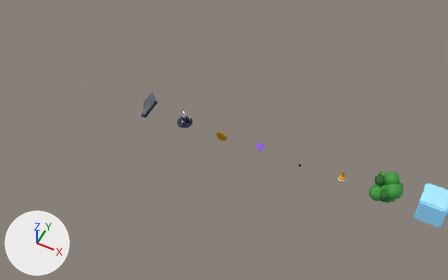
A saved change to the Blender file blender/assets.blend.
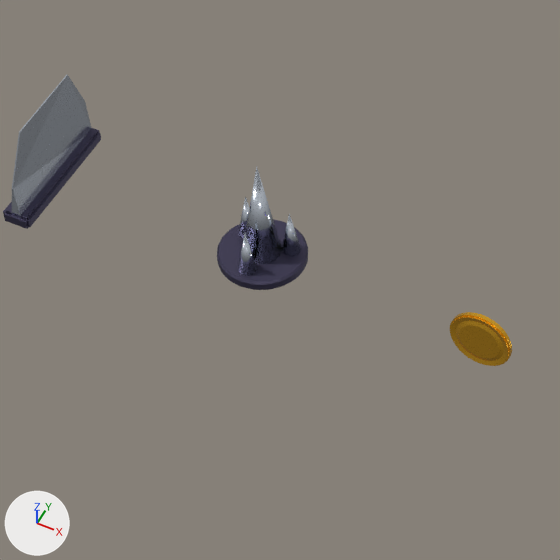
Old and new are each drawn from a 50 mm camera at (53.61, -14.21, 17.62) aimed at (46.48, 0.04, -0.21) and again close up on the part from 31% to 52% of the width and 28% to 62% of the height. Arrows for +X, +Y and +Z are at lower left; the lights stay in place. The first two pictures are the older version.

The older version as bpy lines, for what is in view:
```python
me_blade_edge = bpy.data.meshes.new('blade_edge')
me_blade_edge.from_pydata(...)  # 12 vertices, 8 faces; spans x -0.035..0.035, y -0.46..0.46, z 0.08..0.72
me_blade_edge.materials.append(mat_steel)  # white #d7dfea
me_spike_base = bpy.data.meshes.new('spike_base')
me_spike_base.from_pydata(...)  # 120 vertices, 122 faces; spans x -0.298..0.298, y -0.298..0.298, z 0.0..0.08
me_spike_base.materials.append(mat_steeldark)  # dark blue #4a4660
me_spike_points = bpy.data.meshes.new('spike_points')
me_spike_points.from_pydata(...)  # a 10-sided cone pointing to +z spanning x 0.105..0.229, y 0.026..0.156, z 0.08..0.42; a 12-sided cone pointing to +z spanning x -0.13..0.13, y -0.13..0.13, z 0.08..0.86; a 10-sided cone pointing to +z spanning x -0.066..0.057, y -0.255..-0.125, z 0.08..0.42; a 10-sided cone pointing to +z spanning x -0.224..-0.1, y 0.034..0.164, z 0.08..0.42
me_spike_points.polygons.foreach_set('use_smooth', [True] * 46)
me_spike_points.materials.append(mat_steel)  # white #d7dfea
ob_blade_edge = bpy.data.objects.new('blade_edge', me_blade_edge)
ob_blade_edge.parent = ob_blade
ob_blade_edge.location = (0.0, 0.0, 0.0)
ob_spike_base = bpy.data.objects.new('spike_base', me_spike_base)
ob_spike_base.parent = ob_spike
ob_spike_base.location = (0.0, 0.0, 0.0)
ob_spike_points = bpy.data.objects.new('spike_points', me_spike_points)
ob_spike_points.parent = ob_spike
ob_spike_points.location = (0.0, 0.0, 0.0)
# also in view: 'coin' at (46.4, 0.0, 0.0); 'blade_mount' at (43.2, 0.0, 0.05)
```
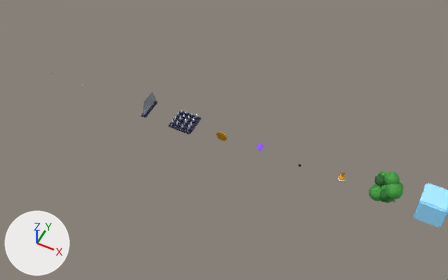
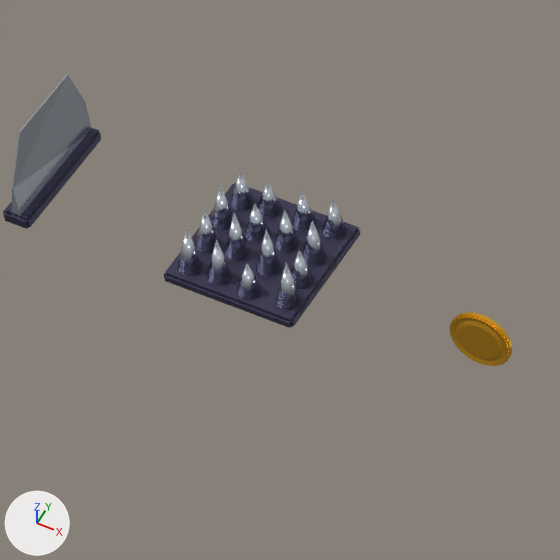
Changed parts and their boxes [x1, y1, x2, y2] in the close-ups (560 x 560 px):
'spike_bed_points', added: after [177, 171, 347, 310]
'spike_bed_plate', added (dark blue): after [164, 183, 360, 328]
'spike_points', deleted: before [238, 166, 301, 276]
'spike_base', deleted (dark blue): before [217, 219, 308, 290]

Diff of the bpy script that builds the scene:
```diff
--- a/blender/assets.blend.py
+++ b/blender/assets.blend.py
@@ me_spike_bed_points @@
+me_spike_bed_points.from_pydata(...)  # 176 vertices, 176 faces; spans x -0.442..0.451, y -0.443..0.447, z 0.08..0.456
+me_spike_bed_points.polygons.foreach_set('use_smooth', [True] * 176)
+me_spike_bed_points.materials.append(mat_steel)  # white #d7dfea
@@ me_spike_bed_plate @@
+me_spike_bed_plate.from_pydata(...)  # 32 vertices, 30 faces; spans x -0.48..0.48, y -0.48..0.48, z 0.0..0.08
+me_spike_bed_plate.materials.append(mat_steeldark)  # dark blue #4a4660
@@ ob_spike_base @@
-ob_spike_base = bpy.data.objects.new('spike_base', me_spike_base)
-ob_spike_base.parent = ob_spike
-ob_spike_base.location = (0.0, 0.0, 0.0)
@@ ob_spike_points @@
-ob_spike_points = bpy.data.objects.new('spike_points', me_spike_points)
-ob_spike_points.parent = ob_spike
-ob_spike_points.location = (0.0, 0.0, 0.0)
@@ ob_spike_bed_points @@
+ob_spike_bed_points = bpy.data.objects.new('spike_bed_points', me_spike_bed_points)
+ob_spike_bed_points.parent = ob_spike
+ob_spike_bed_points.location = (0.0, 0.0, 0.0)
@@ ob_spike_bed_plate @@
+ob_spike_bed_plate = bpy.data.objects.new('spike_bed_plate', me_spike_bed_plate)
+ob_spike_bed_plate.parent = ob_spike
+ob_spike_bed_plate.location = (0.0, 0.0, 0.0)
```
